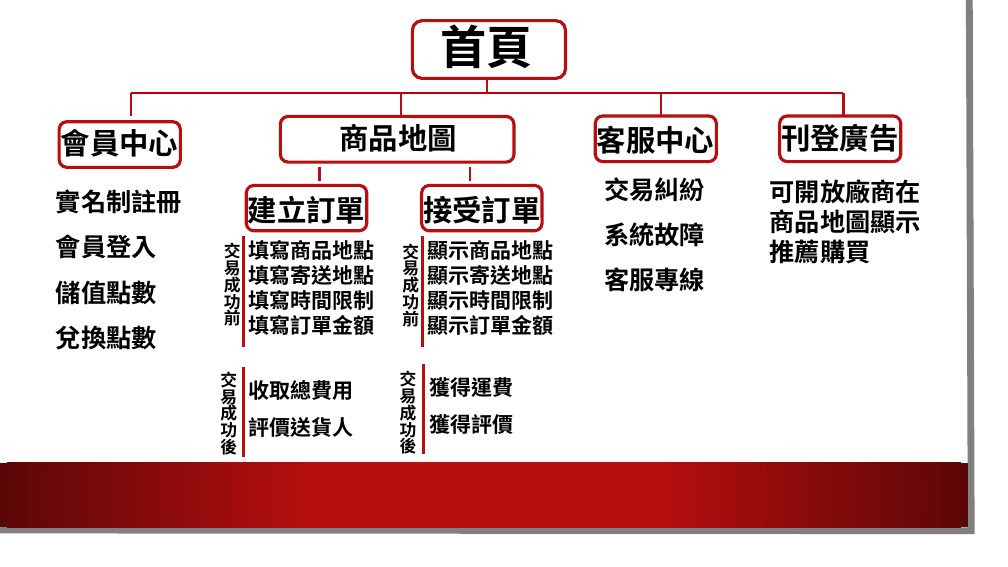
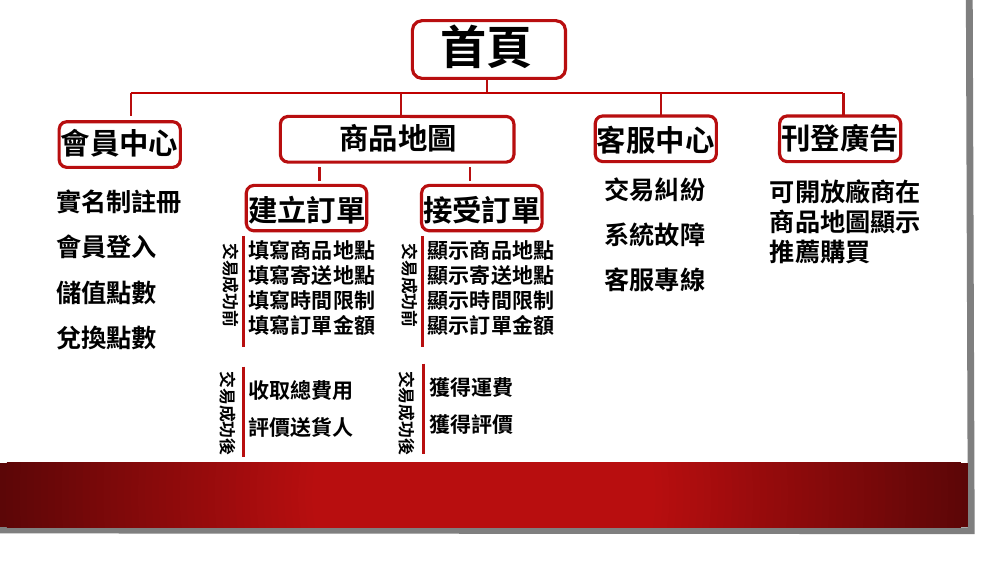
Before and after one commit to NTUST/105-team19, a slide deck: slide 10 of 懶人包.pptx. Drawn at 1008x567 pixels with LibreOffice and Linux fonts; fonts in the diff are those of the drawing; background and template pictures are left out. Boxes give left, top, right and bottom in pixels: in the first picture for what was removed or moved away, otherwise in the second. Text is boxed around its words. In the diff, an @@ line names an element or a change of style, - is before the commit and + after.

```diff
--- a/懶人包.pptx
+++ b/懶人包.pptx
@@ freeform shape at (0,0,972,531): outline #808080 6.5 pt to #7F7F7F 6.5 pt @@
@@ rectangle removed at (0,0,991,550) @@
@@ font Noto Sans CJK JP to Arial in 10 elements at (56,189,182,259), (340,124,457,152), (781,119,898,157), (423,191,540,229), (249,240,375,335), (249,380,354,400), (428,240,554,335), (429,374,513,438), (604,177,705,291), (770,179,921,264) @@
@@ proportions changed in 3 elements at (281,116,514,162), (780,116,901,161), (422,185,542,231) @@
@@ font Noto Sans CJK JP to Arial; rotation 0 to 90 degrees in 4 elements at (399,252,423,326), (396,379,420,453), (220,251,244,325), (217,380,241,454) @@
```
Also in this commit, not shown: 22 other slides changed, 1 other file.
